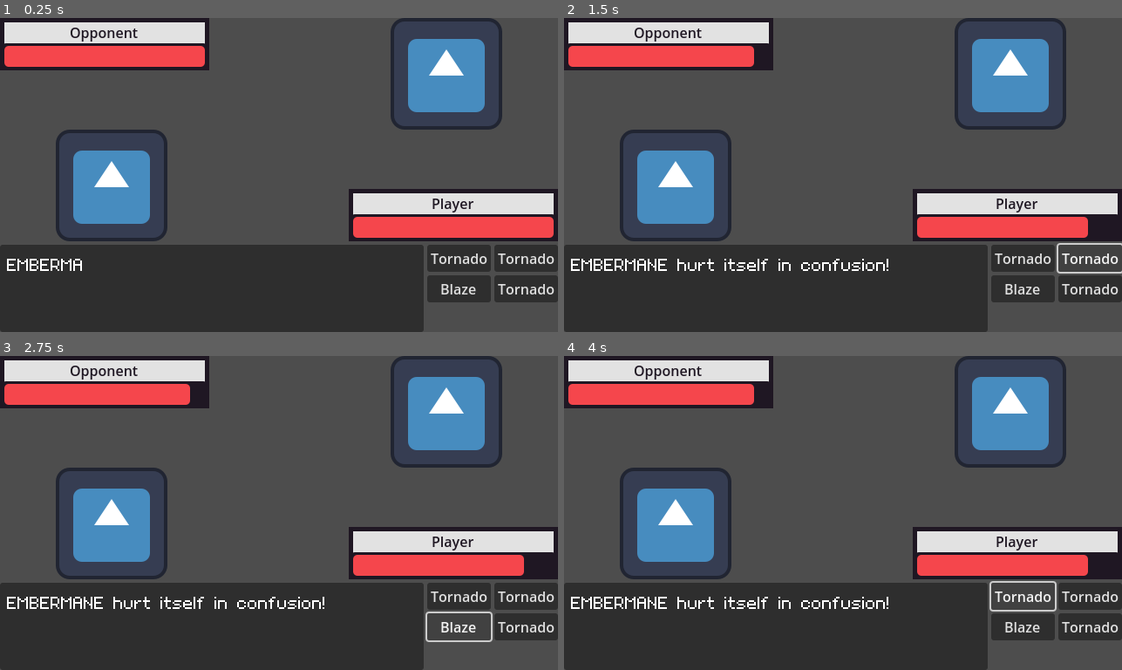
Above: before the commit, frames 1-4 (two rows, left to right).
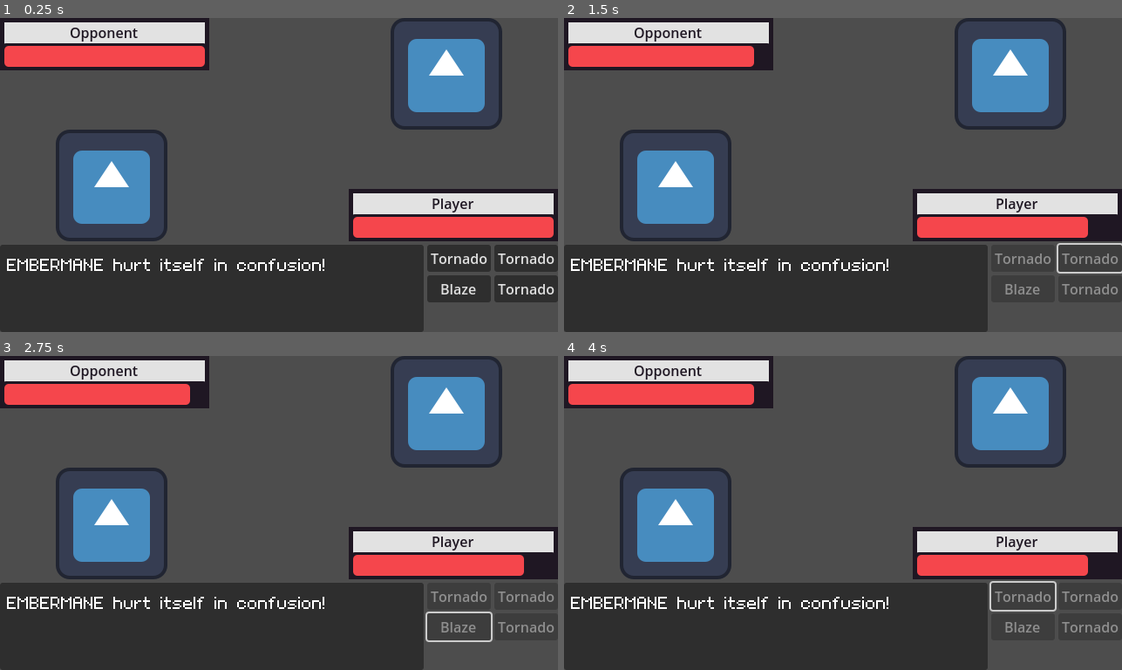
Above: after the commit, the same moments.

Repository: jadicodes/zodiac-battler
Game: Godot game, scene res://battle_arena/battle_arena.tscn
The game is run twice, just before and just after one commit, with the same random seed, the same clock (stepped at 60 frames per second) and the same inputs. The engine's default icon, where the game draws it, is replaced by a stand-in: a white triangle on a blue panel in a dark square.
Inputs (mouse positions are in pixels of both pictures, inside the frame that each line leads up to):
- Up to frame 1 (0.25 s): no input
- Up to frame 2 (1.5 s): click "Tornado" at 0.5 s; click (1088, 259) at 1.25 s, where only the run before the commit has a clickable "Tornado"
- Up to frame 3 (2.75 s): click (457, 626) at 2 s, where only the run before the commit has a clickable "Blaze"
- Up to frame 4 (4 s): click (1088, 626) at 2.75 s, where only the run before the commit has a clickable "Tornado"; click (1021, 597) at 3.5 s, where only the run before the commit has a clickable "Tornado"

The runs differ from the first frame. In frame 1, 0.5% of the frame differs, in the area x 15-59%, y 76-81%; in frame 2, 0.5%, in the area x 77-100%, y 75-89%; in frame 3, 0.5%; in frame 4, 0.5%.

Commit message:
Seperate message queue implementation from battle_arena

Diff:
--- a/project/battle_arena/battle_arena.gd
+++ b/project/battle_arena/battle_arena.gd
@@ -4,9 +4,8 @@
 @export var _monster_self: Monster
 
 var _game_active := true
-var _message_queue: Array[String] = []
 
-@onready var _textbox: Textbox = %Textbox
+@onready var _message_queue: MessageQueue = %MessageQueue
 @onready var _move_buttons: Array[Button] = [%Move1, %Move2, %Move3, %Move4]
 
 
@@ -19,6 +18,7 @@
 	_monster_opponent.damage_taken.connect(_opponent_decrease_health)
 	%SelfHealthBar.on_game_start(_monster_self.get_total_health_points())
 	%OpponentHealthBar.on_game_start(_monster_opponent.get_total_health_points())
+	_message_queue.queue_depleted.connect(_reenable_move_buttons)
 
 	for monster in [_monster_opponent, _monster_self]:
 		monster.move_used.connect(_add_move_used_message.bind(monster))
@@ -32,19 +32,15 @@
 
 
 func _process(_delta: float) -> void:
-	if _message_queue.is_empty():
-		return
-
-	if _textbox.get_state() == Textbox.State.READY:
-		_textbox.show_text(_message_queue.pop_front())
-		return
-
 	if Input.is_action_just_pressed("advance_text"):
-		_textbox.advance()
+		_message_queue.advance()
 
 
 func _process_turn(monsters: Array[Monster], self_move_index: int) -> void:
 	var turn_order := Monster.order_by_speed(monsters)
+
+	for button in _move_buttons:
+		button.disabled = true
 
 	for i in len(turn_order):
 		if not _game_active:
@@ -67,10 +63,12 @@
 
 
 func _on_move_button_pressed(move_index: int) -> void:
-	if not _message_queue.is_empty():
-		return
+	_process_turn([_monster_opponent, _monster_self], move_index)
 
-	_process_turn([_monster_opponent, _monster_self], move_index)
+
+func _reenable_move_buttons() -> void:
+	for button in _move_buttons:
+		button.disabled = false
 
 
 func _self_decrease_health(damage_amount: int) -> void:
@@ -82,16 +80,20 @@
 
 
 func _add_move_used_message(target: Monster, move: Move, monster: Monster) -> void:
-	_message_queue.append(tr("MOVE_USED") % [monster.get_monster_name(), move.get_move_name(), target.get_monster_name()])
+	var message := Message.new(tr("MOVE_USED") % [monster.get_monster_name(), move.get_move_name(), target.get_monster_name()])
+	_message_queue.add_message(message)
 
 
 func _add_move_missed_message(_target: Monster, _move: Move, monster: Monster) -> void:
-	_message_queue.append(tr("MOVE_MISSED") % [monster.get_monster_name()])
+	var message := Message.new(tr("MOVE_MISSED") % [monster.get_monster_name()])
+	_message_queue.add_message(message)
 
 
 func _add_damage_taken_message(damage_amount: int, monster: Monster) -> void:
-	_message_queue.append(tr("DAMAGE_TAKEN") % [monster.get_monster_name(), damage_amount])
+	var message := Message.new(tr("DAMAGE_TAKEN") % [monster.get_monster_name(), damage_amount])
+	_message_queue.add_message(message)
 
 
 func _add_fainted_message(monster: Monster) -> void:
-	_message_queue.append(tr("FAINTED") % monster.get_monster_name())
+	var message := Message.new(tr("FAINTED") % monster.get_monster_name())
+	_message_queue.add_message(message)
--- a/project/battle_arena/battle_arena.tscn
+++ b/project/battle_arena/battle_arena.tscn
@@ -6,7 +6,8 @@
 [ext_resource type="Resource" uid="uid://bmt1iiqphqefe" path="res://monsters/breed/harius.tres" id="4_etk7j"]
 [ext_resource type="Texture2D" uid="uid://c8dwb7jo0e1jy" path="res://icon.svg" id="5_etk7j"]
 [ext_resource type="PackedScene" uid="uid://bny50y62exih" path="res://battle_arena/textbox/textbox.tscn" id="5_ewqu3"]
-[ext_resource type="PackedScene" path="res://battle_arena/health_bar.tscn" id="5_uvb1j"]
+[ext_resource type="PackedScene" uid="uid://bi5q4u2esn6us" path="res://battle_arena/health_bar.tscn" id="5_uvb1j"]
+[ext_resource type="Script" uid="uid://dvtydvip1p0w1" path="res://battle_arena/message_queue/message_queue.gd" id="8_akadq"]
 
 [sub_resource type="Resource" id="Resource_lj2wh"]
 script = ExtResource("3_ewqu3")
@@ -190,7 +191,15 @@
 size_flags_vertical = 0
 text = "Attack4"
 
+[node name="MessageQueue" type="Node" parent="."]
+unique_name_in_owner = true
+script = ExtResource("8_akadq")
+metadata/_custom_type_script = "uid://dvtydvip1p0w1"
+
+[connection signal="message_ended" from="VBoxContainer/HBoxContainer/Textbox" to="MessageQueue" method="_on_message_ended"]
 [connection signal="pressed" from="VBoxContainer/HBoxContainer/GridContainer/Move1" to="." method="_on_move_button_pressed" binds= [0]]
 [connection signal="pressed" from="VBoxContainer/HBoxContainer/GridContainer/Move2" to="." method="_on_move_button_pressed" binds= [1]]
 [connection signal="pressed" from="VBoxContainer/HBoxContainer/GridContainer/Move3" to="." method="_on_move_button_pressed" binds= [2]]
 [connection signal="pressed" from="VBoxContainer/HBoxContainer/GridContainer/Move4" to="." method="_on_move_button_pressed" binds= [3]]
+[connection signal="message_skipped" from="MessageQueue" to="VBoxContainer/HBoxContainer/Textbox" method="skip_text"]
+[connection signal="message_started" from="MessageQueue" to="VBoxContainer/HBoxContainer/Textbox" method="show_text"]
--- /dev/null
+++ b/project/battle_arena/message_queue/message.gd
@@ -0,0 +1,10 @@
+class_name Message
+extends Resource
+
+var id: String
+var text: String
+
+
+func _init(message: String) -> void:
+	id = message
+	text = message
--- /dev/null
+++ b/project/battle_arena/message_queue/message_queue.gd
@@ -0,0 +1,34 @@
+class_name MessageQueue
+extends Node
+
+signal queue_depleted
+signal message_started(message: Message)
+signal message_skipped
+signal message_ended(message: Message)
+
+var _messages: Array[Message] = []
+var _current_message: Message
+
+
+func add_message(message: Message) -> void:
+	_messages.append(message)
+
+
+func advance() -> void:
+	if _current_message:
+		message_skipped.emit()
+		return
+
+	if _messages.is_empty():
+		return
+
+	_current_message = _messages.pop_front()
+	message_started.emit(_current_message)
+
+
+func _on_message_ended() -> void:
+	message_ended.emit(_current_message)
+	_current_message = null
+
+	if _messages.is_empty():
+		queue_depleted.emit()
--- a/project/battle_arena/textbox/textbox.gd
+++ b/project/battle_arena/textbox/textbox.gd
@@ -1,7 +1,9 @@
 class_name Textbox
 extends Control
 
-signal state_changed(state: State)
+signal message_started
+signal message_skipped
+signal message_ended
 
 enum State {
 	READY,
@@ -17,22 +19,21 @@
 @onready var _tween: Tween = get_tree().create_tween()
 
 
-func _ready() -> void:
-	show_text("EMBERMANE hurt itself in confusion!")
-
-
-func show_text(text: String) -> void:
-	_label.text = text
+func show_text(message: Message) -> void:
+	_label.text = message.text
 	_create_tween()
 	_change_state(State.READING)
 
 
-func advance() -> void:
-	match _current_state:
-		State.READING:
-			_change_state(State.FINISHED)
-		State.FINISHED:
-			_change_state(State.READY)
+func skip_text() -> void:
+	if _current_state == State.READING:
+		message_skipped.emit()
+		_change_state(State.FINISHED)
+
+
+func reset() -> void:
+	if _current_state == State.FINISHED:
+		_change_state(State.READY)
 
 
 func get_state() -> State:
@@ -61,9 +62,9 @@
 		State.READY:
 			_label.visible_ratio = 0.0
 		State.READING:
+			message_started.emit()
 			_tween.play()
 		State.FINISHED:
+			message_ended.emit()
 			_label.visible_ratio = 1.0
 			_tween.pause()
-
-	state_changed.emit(_current_state)
Not shown: 1 places in project/battle_arena/battle_arena.tscn that only renumber resources
Not shown, added: project/battle_arena/message_queue/message.gd.uid
Not shown, added: project/battle_arena/message_queue/message_queue.gd.uid
Binary file changed: project/i18n/translations.en_US.translation
